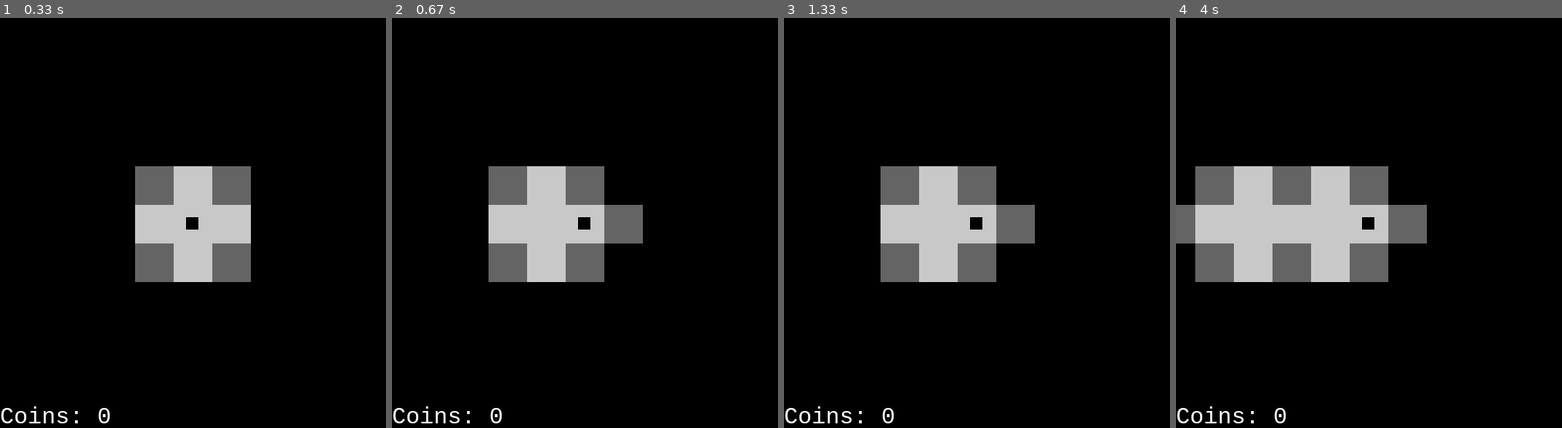
Above: before the commit, frames 1-4 (left to right).
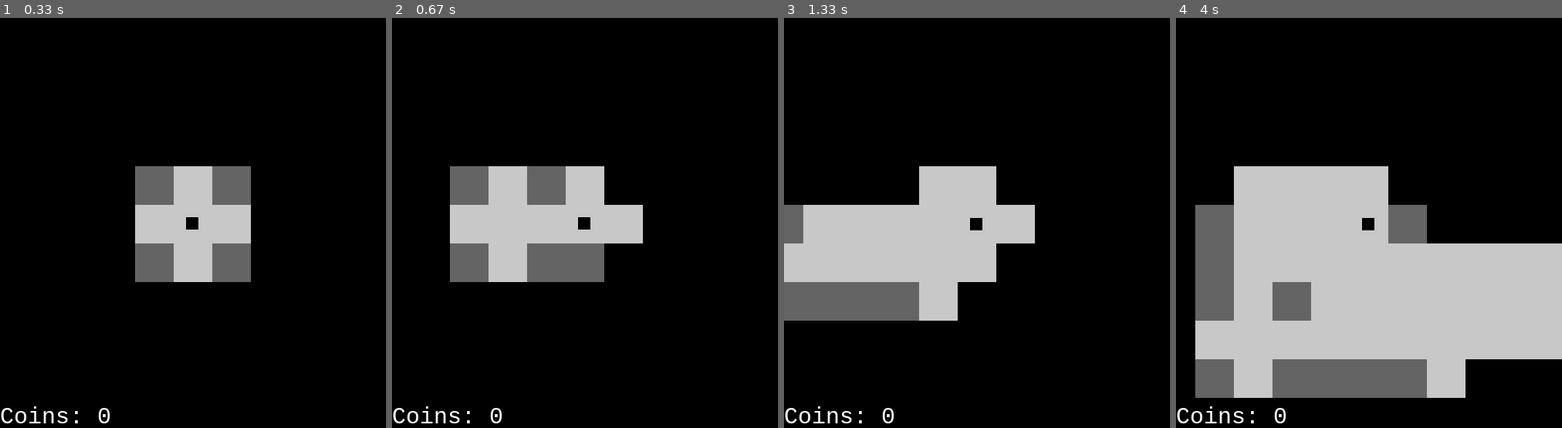
Above: after the commit, the same moments.

Repository: sillypantscoder/pygame_maze
Game: pygame game, started from main.py
The game is run twice, just before and just after one commit, with the same random seed, the same clock (stepped at 60 frames per second) and the same inputs.
Inputs:
- Up to frame 1 (0.33 s): no input
- Up to frame 2 (0.67 s): hold Right from 0.33 s (still down)
- Up to frame 3 (1.33 s): release Right at 0.8 s; hold Up 0.83-1.13 s; hold Right from 1.17 s (still down)
- Up to frame 4 (4 s): release Right at 1.63 s; hold Left 1.67-2.2 s; hold Down 2.23-2.53 s; hold Left 2.57-2.97 s; hold Up 3-3.37 s; hold Right from 3.4 s (still down)

Frame 1 is identical in both runs. In frame 2, 8.5% of the frame differs, in the area x 15-65%, y 36-65%; in frame 3, 14%; in frame 4, 35%, in the area x 0-100%, y 36-93%.

Commit message:
Better world generation

Diff:
--- a/boardgen.py
+++ b/boardgen.py
@@ -45,11 +45,37 @@
 	# Place block
 	board[boardpos[0]][boardpos[1]] = state
 
+def addRoom(x, y, width, height):
+	for i in range(height):
+		for j in range(width):
+			s = 1 * (i == 0 or j == 0 or i == height - 1 or j == width - 1)
+			addBlock(x + j, y + i, s)
+	# Add doors
+	if random.choices([True, False], weights=[3, 4], k=1)[0]: # Top door
+		addBlock(x + random.randint(1, width - 2), y, 2)
+	if random.choices([True, False], weights=[3, 4], k=1)[0]: # Bottom door
+		addBlock(x + random.randint(1, width - 2), y + height - 1, 2)
+	if random.choices([True, False], weights=[3, 4], k=1)[0]: # Left door
+		addBlock(x, y + random.randint(1, height - 2), 2)
+	if random.choices([True, False], weights=[3, 4], k=1)[0]: # Right door
+		addBlock(x + width - 1, y + random.randint(1, height - 2), 2)
+
 extend(y=-1)
-addBlock(-1, 1, 1)
-print("", " " * (boardoffset[0] * 2), end="|")
-for y in range(len(board)):
-	print("\n", end=("_" if y == boardoffset[1]-1 else " "))
-	for x in range(len(board[y])):
-		print("", board[y][x], end="")
-print()
+addRoom(0, 0, 5, 5)
+[addRoom(random.randint(0, 10), random.randint(0, 10), random.randint(5, 10), random.randint(5, 10)) for i in range(5)]
+
+if __name__ == "__main__":
+	print("", " " * (boardoffset[0] * 2), end="|")
+	for y in range(len(board)):
+		print("\n", end=("_" if y == boardoffset[1]-1 else " "))
+		for x in range(len(board[y])):
+			p = ["-", "X", "~"][board[y][x]]
+			print("", p, end="")
+	print()
+else:
+	f = open("board.txt", "w")
+	for y in range(len(board)):
+		for x in range(len(board[y])):
+			f.write(str(board[y][x]))
+		f.write("\n")
+	f.close()
--- a/main.py
+++ b/main.py
@@ -1,6 +1,7 @@
 import pygame
 import random
 import math
+import boardgen
 
 pygame.font.init()
 
@@ -22,6 +23,7 @@
 SCREENSIZE = [500, 500 + FONTHEIGHT]
 coins = 0
 portalroom = False
+BOARDREAD = boardgen.board
 
 def getBlock(x: int, y: int) -> "dict[str, int] | None":
 	"""Returns the block at the given coordinates."""
@@ -63,12 +65,10 @@
 
 def newBlockState(x: int, y: int) -> int:
 	"""Generates a new block state."""
-	if math.dist((x, y), (0, 0)) > 60: return random.choices([1, 2, 3], weights=[1, 25, 5], k=1)[0]
-	if math.dist((x, y), (0, 0)) > 10 and not portalroom:
-		return random.choices([0, 1, 2, 3], weights=[30, 22, 0.7, 0.1], k=1)[0]
-	elif math.dist((x, y), (0, 0)) < 4:
-		return random.choices([0, 1, 2], weights=[30, 18, 4], k=1)[0]
-	return random.choices([0, 1, 2], weights=[30, 22, 4], k=1)[0]
+	try:
+		return BOARDREAD[y][x]
+	except IndexError:
+		return 1
 
 screen = pygame.display.set_mode(SCREENSIZE, pygame.RESIZABLE)
 pygame.key.set_repeat(300, 50)
